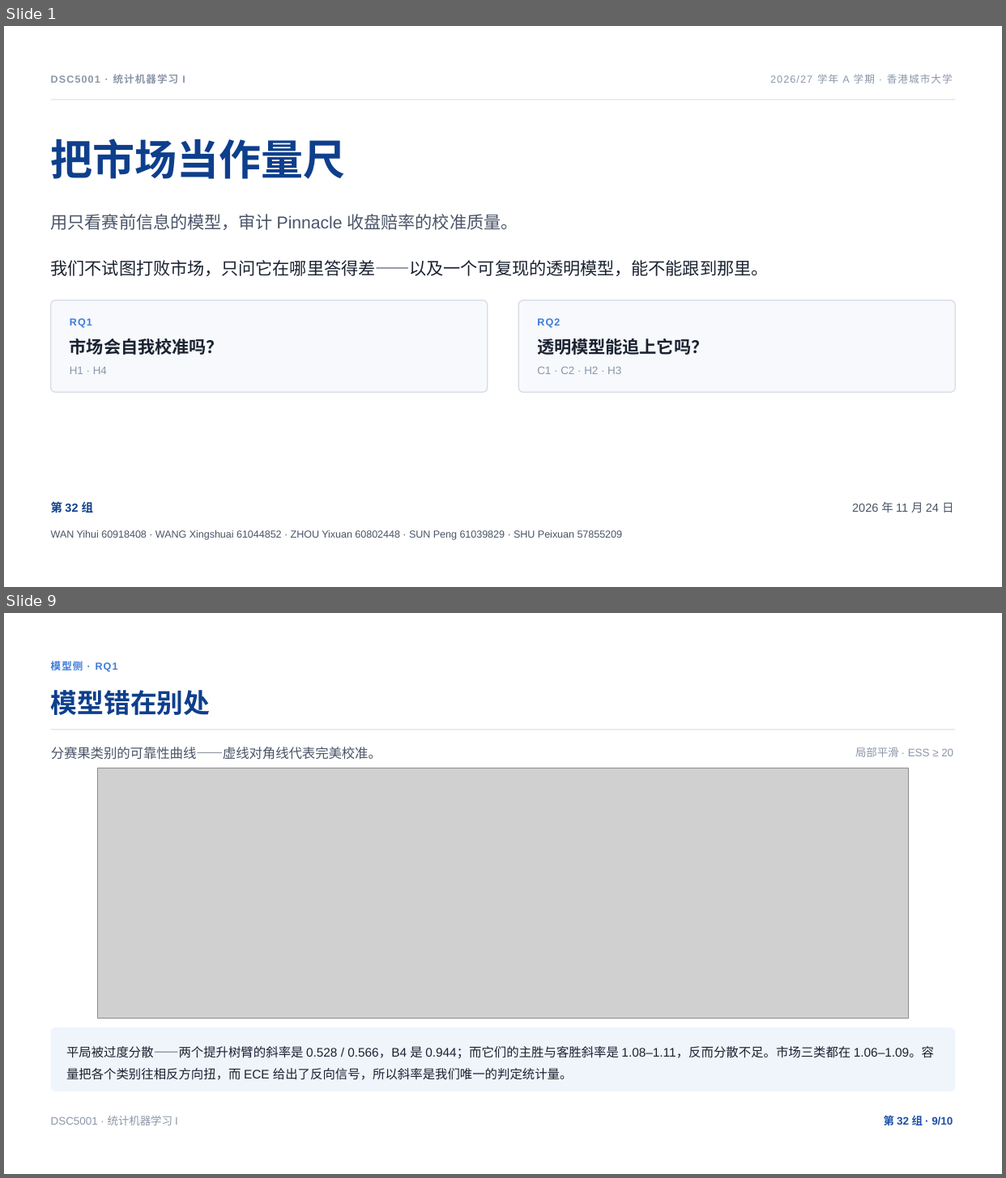
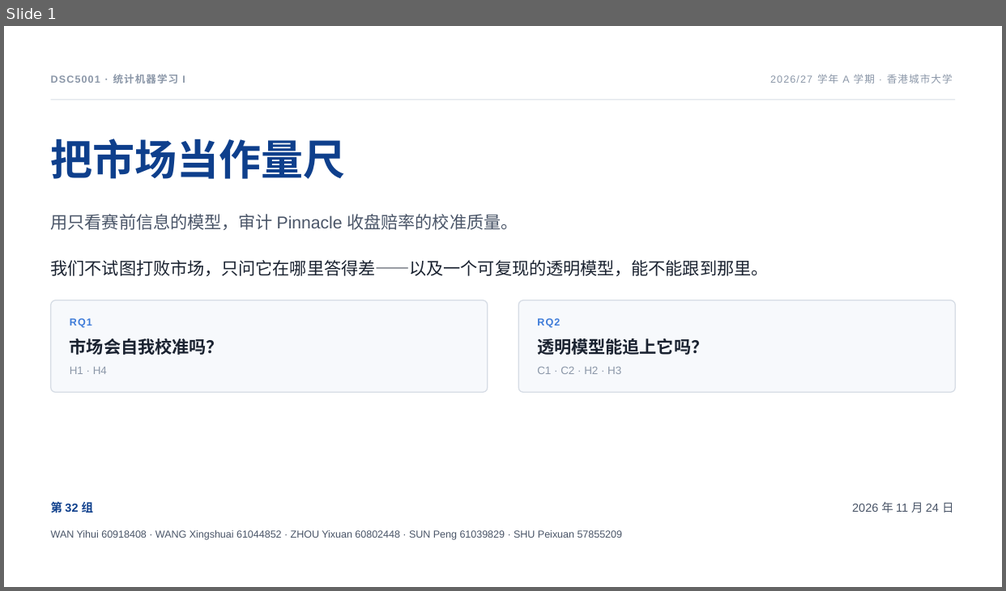
Before and after one commit to XHH-Coco/Football-Calibration, a slide deck: products/slides/Market-Audit/Market-Audit-CN.pptx. Shown one above the other, each under a label of ours: slides 1 and 9 before the commit, slide 1 after it; the slides between them are not shown. The pictures are 1006x1178 and 1006x591 pixels, drawn with LibreOffice and Linux fonts; fonts in the diff are those of the drawing; grey boxes stand for pictures. Boxes give left, top, right and bottom in pixels: in the first picture for what was removed or moved away, otherwise in the second. Text is boxed around its words. In the diff, an @@ line names an element or a change of style, - is before the commit and + after.

```diff
--- a/products/slides/Market-Audit/Market-Audit-CN.pptx
+++ b/products/slides/Market-Audit/Market-Audit-CN.pptx
@@ slide 9 removed at <box>4,613,1002,1174</box>, background #FFFFFF @@
@@ text removed at <box>51,659,118,673</box> @@
-模型侧 · RQ1
@@ text removed at <box>51,690,211,715</box> @@
-模型错在别处
@@ rectangle removed at <box>50,729,955,730</box> @@
@@ text removed at <box>51,747,381,760</box> @@
-分赛果类别的可靠性曲线——虚线对角线代表完美校准。
@@ text removed at <box>855,747,953,757</box> @@
-局部平滑 · ESS ≥ 20
@@ picture removed at <box>98,768,908,1018</box> @@
@@ rounded rectangle removed at <box>50,1028,955,1092</box> @@
@@ text removed at <box>66,1046,934,1080</box> @@
-平局被过度分散——两个提升树臂的斜率是 0.528 / 0.566，B4 是 0.944；而它们的主胜与客胜斜率是 1.08–1.11，反而分散不足。市场三类都在 1.06–1.09。容量把各个类别往相反方向扭，而 ECE 给出了反向信号，所以斜率是我们唯一的判定统计量。
@@ text removed at <box>51,1116,178,1126</box> @@
-DSC5001 · 统计机器学习 I
@@ text removed at <box>884,1114,953,1128</box> @@
-第 32 组 · 9/10
```
Also in this commit, not shown: 8 slides changed, 1 slide added, 48 other files.
